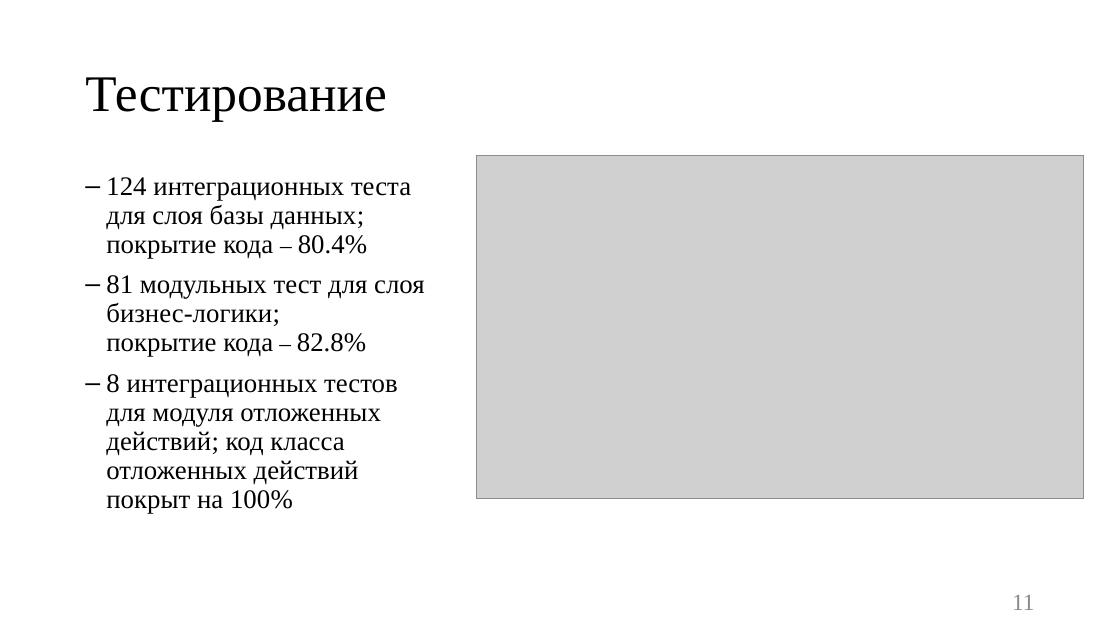
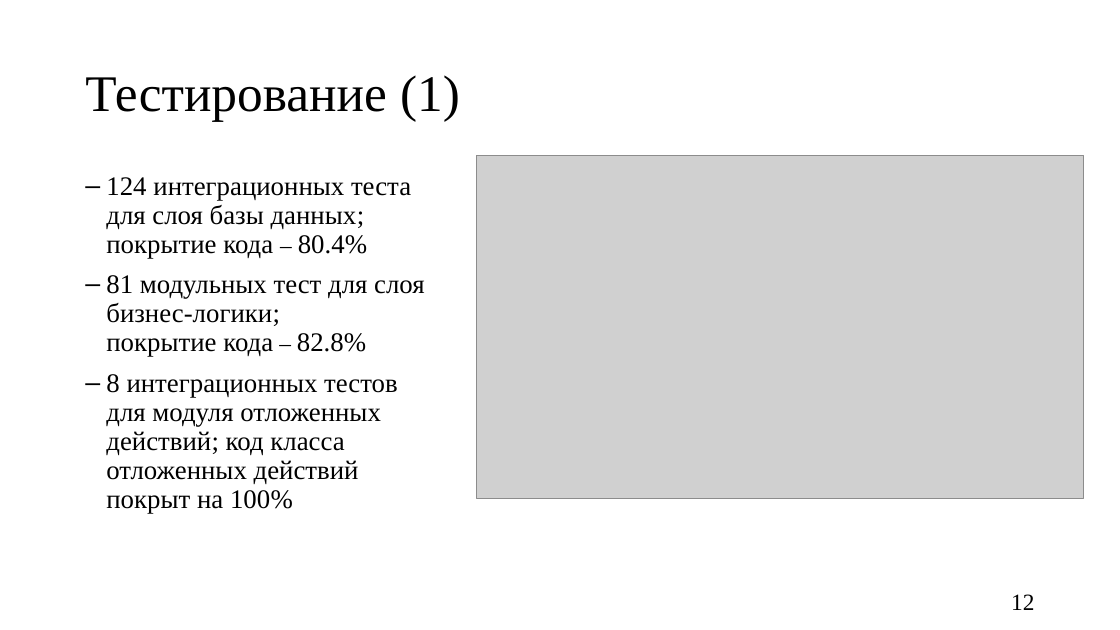
Before and after one commit to Kukushenok/competitive-math-game, a slide deck: slide 12 of docs/presentation.pptx (slide 11 before the commit). Drawn at 1120x630 pixels with LibreOffice and Linux fonts; fonts in the diff are those of the drawing; grey boxes stand for pictures. Boxes give left, top, right and bottom in pixels: in the first picture for what was removed or moved away, otherwise in the second. Text is boxed around its words. In the diff, an @@ line names an element or a change of style, - is before the commit and + after.

```diff
--- a/docs/presentation.pptx
+++ b/docs/presentation.pptx
@@ title at (x1=85, y1=75, x2=460, y2=121): text changed @@
-Тестирование
+Тестирование (1)
@@ page number at (x1=1011, y1=594, x2=1034, y2=610): text changed; text colour #8C8C8C to #000000 @@
-11
+12
```
Also in this commit, not shown: 8 other slides changed, 2 slides added, 14 other files.
